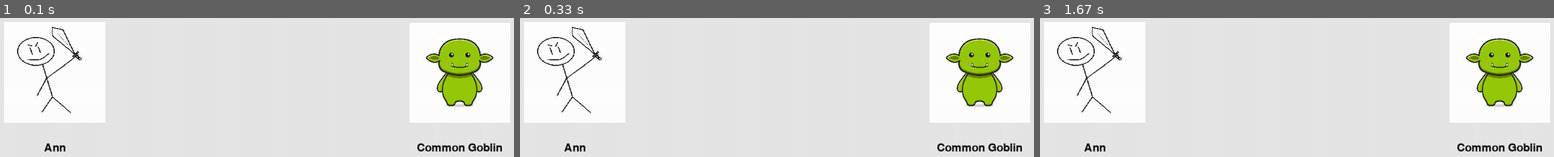
Above: before the commit, frames 1-3 (left to right).
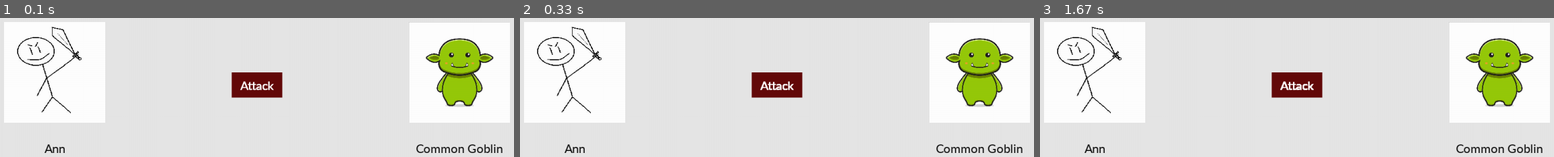
Above: after the commit, the same moments.

Repository: Krybto1/EBBS
Game: pygame game, started from pygame/pygame_ver.py
The game is run twice, just before and just after one commit, with the same random seed, the same clock (stepped at 60 frames per second) and the same inputs.
Inputs:
- Up to frame 1 (0.1 s): type "Ann (at the terminal prompt)" at 0 s
- Up to frame 2 (0.33 s): no input
- Up to frame 3 (1.67 s): no input

The runs differ from the first frame. In frame 1, 2.7% of the frame differs, in the area x 8-98%, y 39-98%; in frame 2, 2.7%; in frame 3, 2.7%.

Commit message:
pygame ver 0.0.2

Diff:
--- a/boss.py
+++ b/boss.py
@@ -1,7 +1,4 @@
 import random
-
-
-
 
 
 class Boss:
--- a/pygame/pygame_ver.py
+++ b/pygame/pygame_ver.py
@@ -3,6 +3,7 @@
 from boss import Knight
 import misc2
 import random
+
 
 CharName = input("Enter your character name: ")
 Knight1 = Knight(CharName, 100, 15, 10, 1, 0)
@@ -15,9 +16,10 @@
 #Scale = misc2.rarity_scale[Rarity_Choice[0][5:-4]]
 #Boss1.set_name(f"{Rarity_Choice[0]} {random.choice(misc2.enemies)}")
 
+
 def main():
-    pygame.init()
     screen = pygame.display.set_mode((1200, 800))
+    pygame.display.set_caption("Epic Boss Battle Simulator")
     clock = pygame.time.Clock()
     running = True
     dt = 0
@@ -26,8 +28,16 @@
     Kill_Count = 0
     Scale = 1
     Boss_Choices = "Attack", "Defend", "Sleep"
+    pygame.init()
+    font_loader = "C:/Windows/Fonts/Calibri.ttf"
+    font = pygame.font.Font(font_loader, 27)
+    button_surface = pygame.Surface((100, 50))
+    button_attack_text = font.render("Attack", True, (255, 255, 255))
+    button_attack_text_rect = button_attack_text.get_rect(
+        center=(button_surface.get_width() / 2, button_surface.get_height() / 2))
+    button_rect = pygame.Rect(125, 125, 150, 50)
+    button_surface.fill((100, 10, 10))
 
-    font = pygame.font.Font(None, 32)
     boss_name = font.render(Boss1.get_name(), 1, (10, 10, 10))
     boss_pos = boss_name.get_rect(centerx=1000, centery=350)
 
@@ -49,6 +59,9 @@
         screen.blit(player_name, player_pos)
         screen.blit(img_enemy, (900, 100))
         screen.blit(img_player, (100, 100))
+
+        screen.blit(button_surface, (550, 200))
+        button_surface.blit(button_attack_text, button_attack_text_rect)
         pygame.display.flip()
         dt = clock.tick(60)
 
